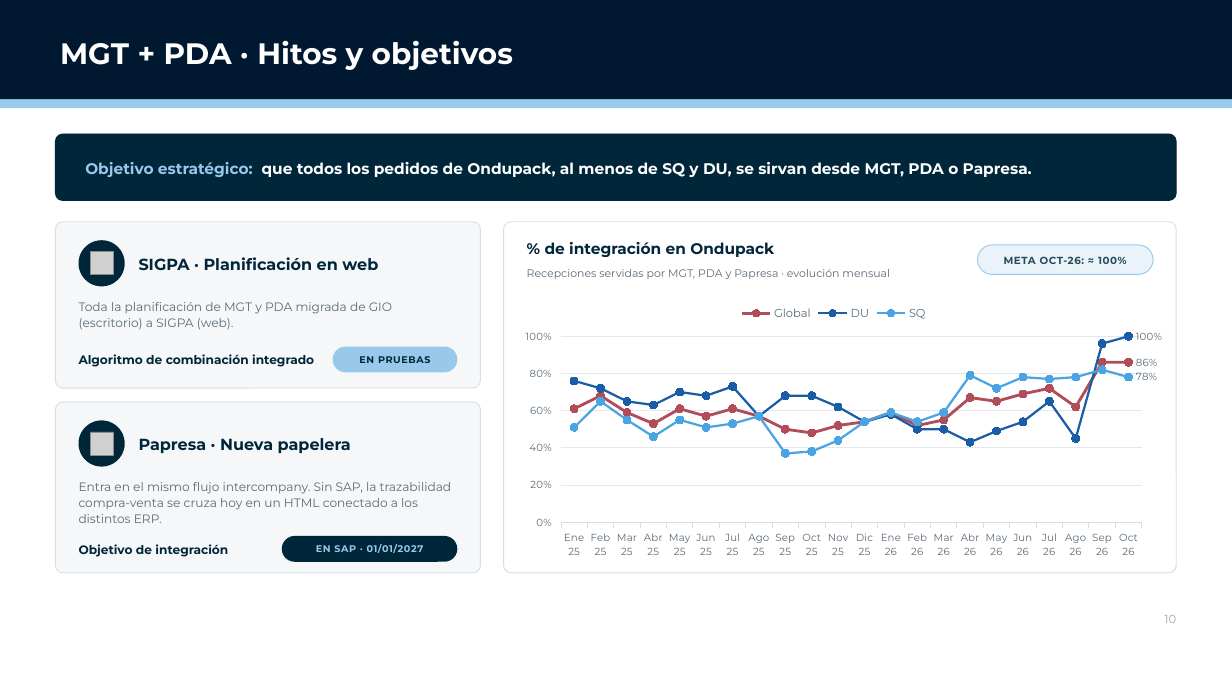
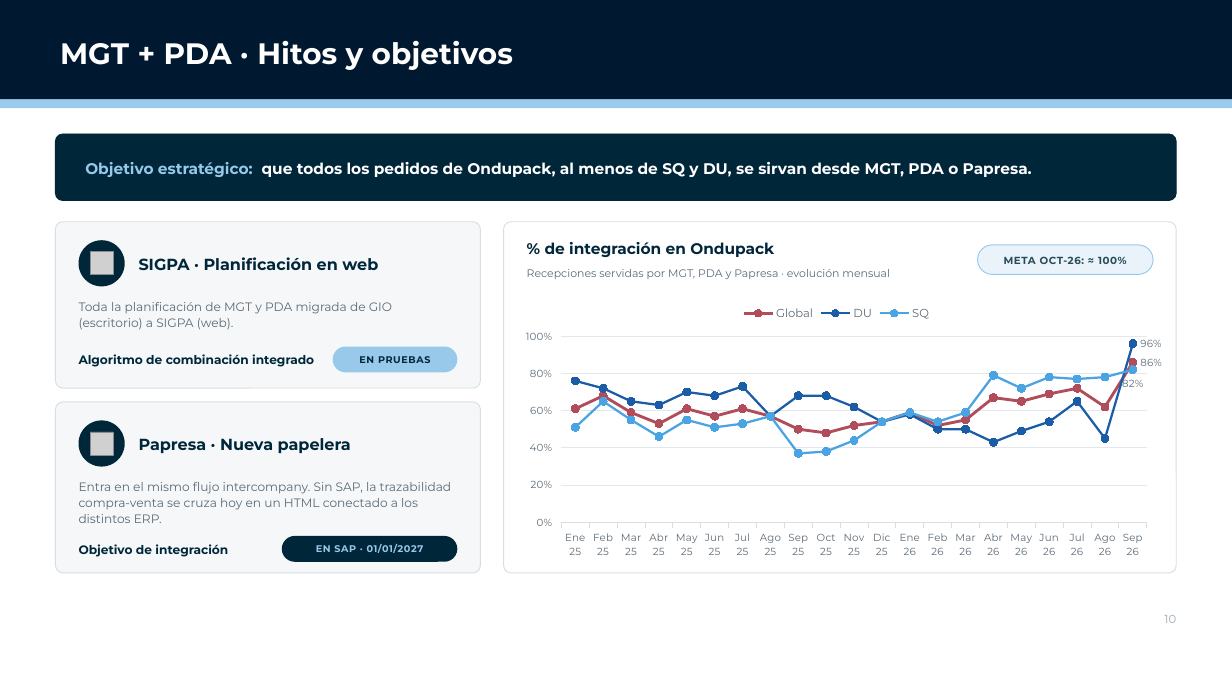
Before and after one commit to Enrique24799/AGSA, a slide deck: slide 10 of presentaciones/Planificacion_Packaging_CL.pptx. Drawn at 1232x693 pixels with LibreOffice and Linux fonts; fonts in the diff are those of the drawing; grey boxes stand for pictures; background and template pictures are left out. Boxes give left, top, right and bottom in pixels: in the first picture for what was removed or moved away, otherwise in the second. Text is boxed around its words. In the diff, an @@ line names an element or a change of style, - is before the commit and + after.

```diff
--- a/presentaciones/Planificacion_Packaging_CL.pptx
+++ b/presentaciones/Planificacion_Packaging_CL.pptx
@@ line chart at [513, 296, 1163, 564] @@
-categories: Ene 25, Feb 25, Mar 25, Abr 25, May 25, Jun 25, Jul 25, Ago 25, Sep 25, Oct 25, Nov 25, Dic 25, Ene 26, Feb 26, Mar 26, Abr 26, May 26, Jun 26, Jul 26, Ago 26, Sep 26, Oct 26
+categories: Ene 25, Feb 25, Mar 25, Abr 25, May 25, Jun 25, Jul 25, Ago 25, Sep 25, Oct 25, Nov 25, Dic 25, Ene 26, Feb 26, Mar 26, Abr 26, May 26, Jun 26, Jul 26, Ago 26, Sep 26
-Global: 0.61, 0.68, 0.59, 0.53, 0.61, 0.57, 0.61, 0.57, 0.5, 0.48, 0.52, 0.54, 0.59, 0.52, 0.55, 0.67, 0.65, 0.69, 0.72, 0.62, 0.86, 0.86
+Global: 0.61, 0.68, 0.59, 0.53, 0.61, 0.57, 0.61, 0.57, 0.5, 0.48, 0.52, 0.54, 0.59, 0.52, 0.55, 0.67, 0.65, 0.69, 0.72, 0.62, 0.86
@@ data labels of Global added @@
-DU: 0.76, 0.72, 0.65, 0.63, 0.7, 0.68, 0.73, 0.57, 0.68, 0.68, 0.62, 0.54, 0.58, 0.5, 0.5, 0.43, 0.49, 0.54, 0.65, 0.45, 0.96, 1
+DU: 0.76, 0.72, 0.65, 0.63, 0.7, 0.68, 0.73, 0.57, 0.68, 0.68, 0.62, 0.54, 0.58, 0.5, 0.5, 0.43, 0.49, 0.54, 0.65, 0.45, 0.96
@@ data labels of DU added @@
-SQ: 0.51, 0.65, 0.55, 0.46, 0.55, 0.51, 0.53, 0.57, 0.37, 0.38, 0.44, 0.54, 0.59, 0.54, 0.59, 0.79, 0.72, 0.78, 0.77, 0.78, 0.82, 0.78
+SQ: 0.51, 0.65, 0.55, 0.46, 0.55, 0.51, 0.53, 0.57, 0.37, 0.38, 0.44, 0.54, 0.59, 0.54, 0.59, 0.79, 0.72, 0.78, 0.77, 0.78, 0.82
@@ data labels of SQ added @@
```
